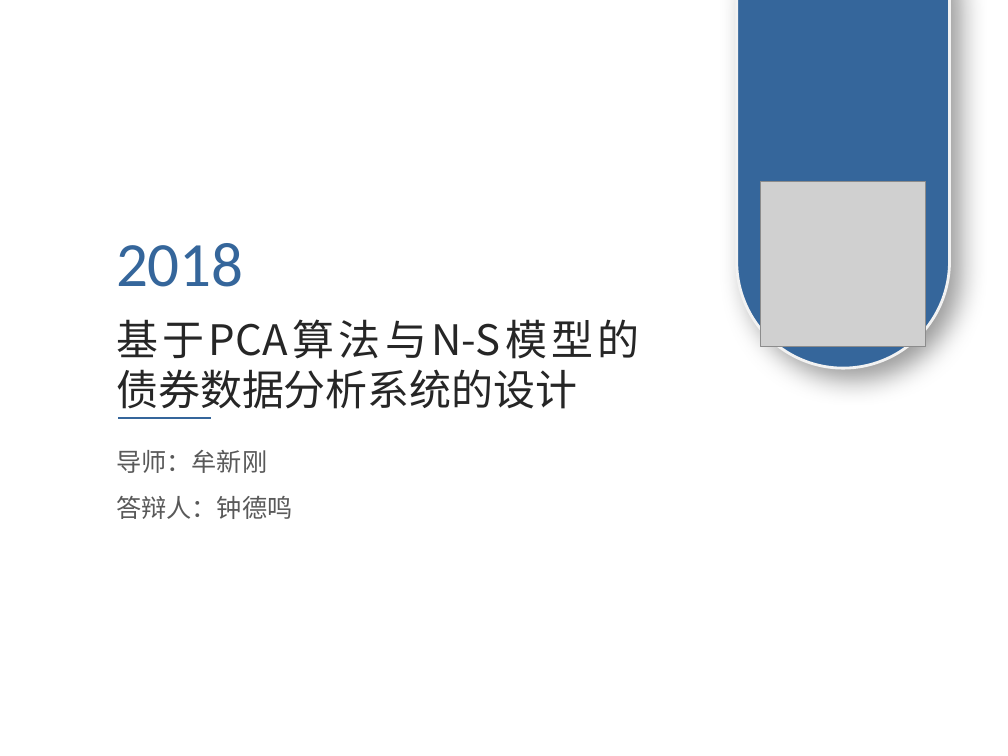
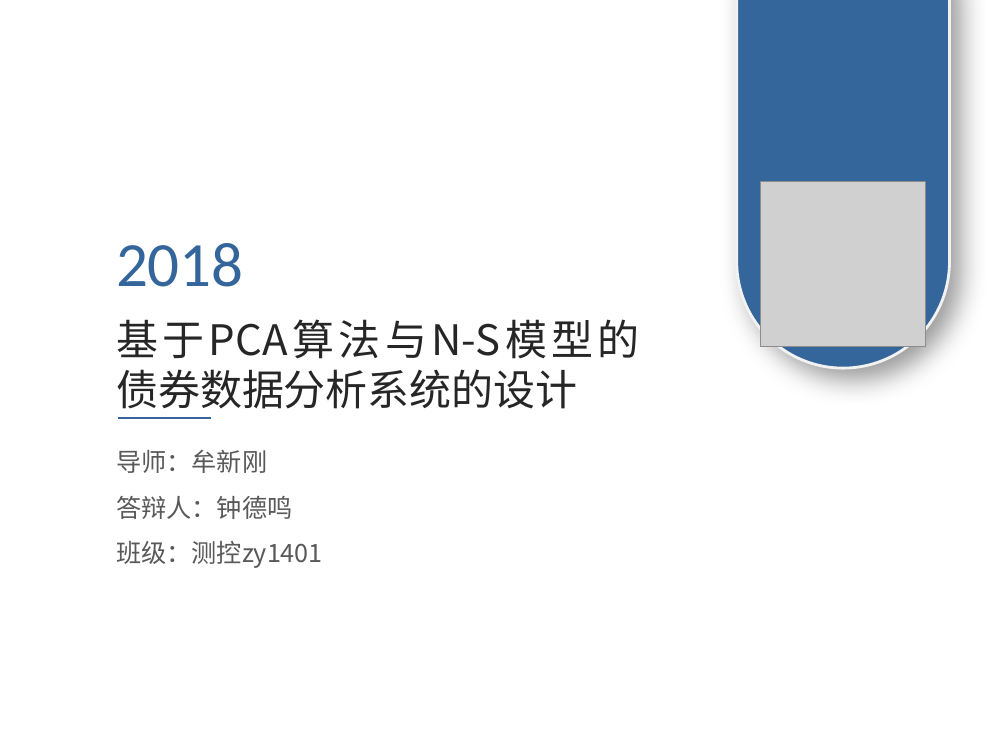
Before and after one commit to zhongdeming428/graduation-design, a slide deck: slide 1 of 阶段性报告/毕设答辩.pptx. Drawn at 1008x756 pixels with LibreOffice and Linux fonts; fonts in the diff are those of the drawing; grey boxes stand for pictures. Boxes give left, top, right and bottom in pixels: in the first picture for what was removed or moved away, otherwise in the second. Text is boxed around its words. In the diff, an @@ line names an element or a change of style, - is before the commit and + after.

```diff
--- a/阶段性报告/毕设答辩.pptx
+++ b/阶段性报告/毕设答辩.pptx
@@ text at box(116, 541, 323, 568): paragraph added @@
+班级：测控zy1401
```
Also in this commit, not shown: 6 other slides changed, 18 slides removed, 2 other files.
